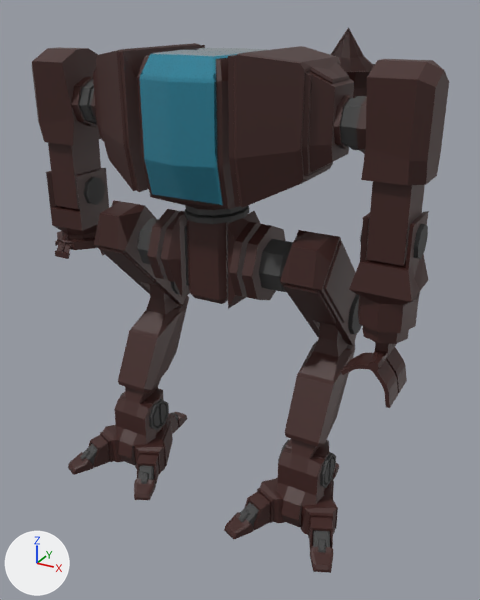
The Blender file Assets/Models/Entities/Player/Jetpack.blend, before and after one commit.
Camera for both pictures: a 50 mm camera at (12.1, -20.5, 18.7) aimed at (0.1, 1.2, 7.8). Arrows for +X, +Y and +Z are at lower left; the lights stay in place. The older version comes first.
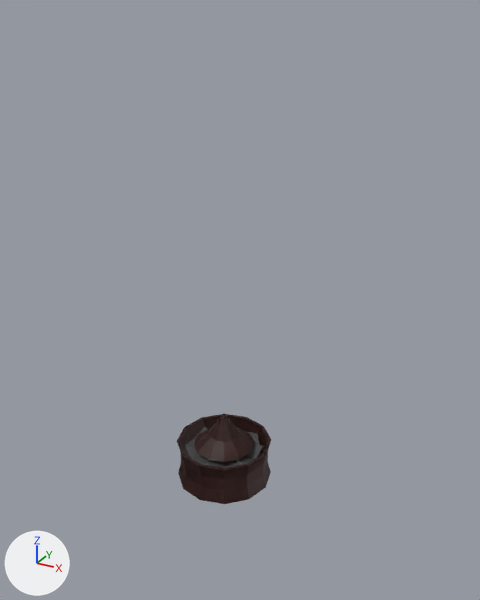
Location of each change, [x1, y1, x2, y2] in pixels of the pictures (480 x 600 px):
'Body.001', deleted
    before: [93, 43, 354, 309]
'GrippyArm', deleted
    before: [333, 59, 449, 408]
'WeaponArm', deleted
    before: [32, 47, 109, 259]
'Lower Leg.L', deleted (brown)
    before: [277, 322, 355, 528]
'LowerLeg.R', deleted
    before: [114, 284, 189, 465]
'UpperLeg.L', deleted
    before: [280, 230, 357, 345]
'Cylinder', moved
    before: [345, 64, 375, 98]
    after: [177, 414, 271, 504]
'UpperLeg.R', deleted
    before: [94, 200, 186, 305]
'Cone', moved
    before: [331, 27, 374, 71]
    after: [194, 413, 254, 462]
'Foot.L', deleted (brown)
    before: [257, 476, 338, 538]
'Foot.R', deleted (brown)
    before: [100, 417, 173, 474]
'Circle.001', moved (not visible before)
    after: [185, 426, 264, 468]
'InsideToeJoint.L', deleted (brown)
    before: [245, 491, 270, 530]
'OutsideToeTip.L', deleted (brown)
    before: [310, 547, 334, 573]
'InsideToeTip.L', deleted (brown)
    before: [224, 512, 254, 540]
'Ankle.L', deleted
    before: [120, 393, 169, 431]
'OutsideToeJoint.L', deleted (brown)
    before: [309, 517, 333, 548]
'OutsideToeJoint.R', deleted (brown)
    before: [88, 435, 110, 468]
'Ankle.R', deleted
    before: [278, 439, 336, 488]
'InsideToeTip.R', deleted
    before: [134, 479, 156, 500]
'Knee.L', deleted
    before: [319, 294, 362, 334]
'OutsideToeConnector.L', deleted
    before: [313, 530, 330, 553]
'OutsideToeTip.R', deleted
    before: [68, 452, 94, 475]
'InsideToeJoint.R', deleted
    before: [137, 455, 159, 484]
'InsideToeConnector.L', deleted
    before: [238, 502, 259, 527]
'InsideToeConnector.R', deleted
    before: [138, 465, 154, 484]
'OutsideToeConnector.R', deleted
    before: [80, 444, 97, 465]
'BackToeJoint.R', deleted (mostly hidden)
    before: [168, 413, 178, 434]
'BackToeTip.R', deleted
    before: [173, 412, 188, 428]
'Knee.R', deleted (mostly hidden)
    before: [171, 281, 180, 295]
'BackToeTip.L', deleted
    before: [333, 463, 339, 480]

The change in detail:
Object 'InsideToeConnector.R' (ob_insidetoeconnector_r) is deleted.
Object 'BackToeTip.L' (ob_backtoetip_l) is deleted.
Object 'Ankle.R' (ob_ankle_r) is deleted.
Object 'OutsideToeJoint.L' (ob_outsidetoejoint_l) is deleted.
Object 'InsideToeJoint.L' (ob_insidetoejoint_l) is deleted.
Object 'Foot.L' (ob_foot_l) is deleted.
Object 'WeaponArm' (ob_weaponarm) is deleted.
Object 'OutsideToeJoint.R' (ob_outsidetoejoint_r) is deleted.
Object 'InsideToeTip.L' (ob_insidetoetip_l) is deleted.
Object 'BackToeJoint.R' (ob_backtoejoint_r) is deleted.
Object 'GrippyArm' (ob_grippyarm) is deleted.
Object 'InsideToeJoint.R' (ob_insidetoejoint_r) is deleted.
Object 'InsideToeTip.R' (ob_insidetoetip_r) is deleted.
Object 'OutsideToeTip.R' (ob_outsidetoetip_r) is deleted.
Object 'Ankle.L' (ob_ankle_l) is deleted.
Object 'OutsideToeConnector.L' (ob_outsidetoeconnector_l) is deleted.
Object 'Body.001' (ob_body_001) is deleted.
Object 'Foot.R' (ob_foot_r) is deleted.
Object 'OutsideToeConnector.R' (ob_outsidetoeconnector_r) is deleted.
Object 'Knee.R' (ob_knee_r) is deleted.
Object 'UpperLeg.R' (ob_upperleg_r) is deleted.
Object 'LowerLeg.R' (ob_lowerleg_r) is deleted.
Object 'OutsideToeTip.L' (ob_outsidetoetip_l) is deleted.
Object 'Lower Leg.L' (ob_lower_leg_l) is deleted.
Object 'Knee.L' (ob_knee_l) is deleted.
Object 'InsideToeConnector.L' (ob_insidetoeconnector_l) is deleted.
Object 'BackToeTip.R' (ob_backtoetip_r) is deleted.
Object 'UpperLeg.L' (ob_upperleg_l) is deleted.
Object 'Cylinder' (ob_cylinder) moves from (2.82, 4.54, 15.77) to (0.0, 0.0, 0.82).
Object 'Cone' (ob_cone) moves from (2.82, 4.54, 17.25) to (0.0, 0.0, 2.29).
Object 'Circle.001' (ob_circle_001) moves from (2.82, 4.54, 16.33) to (0.0, 0.0, 1.38).
